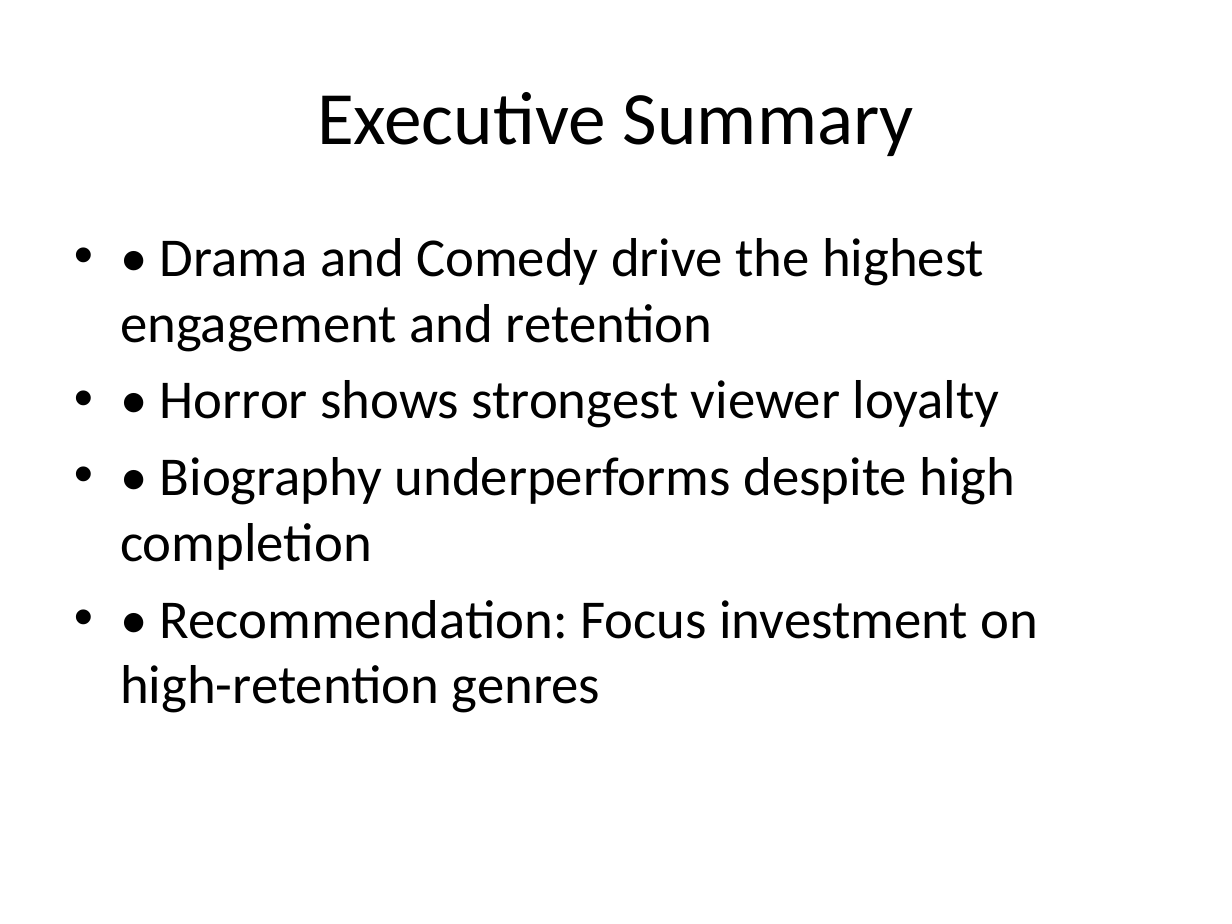
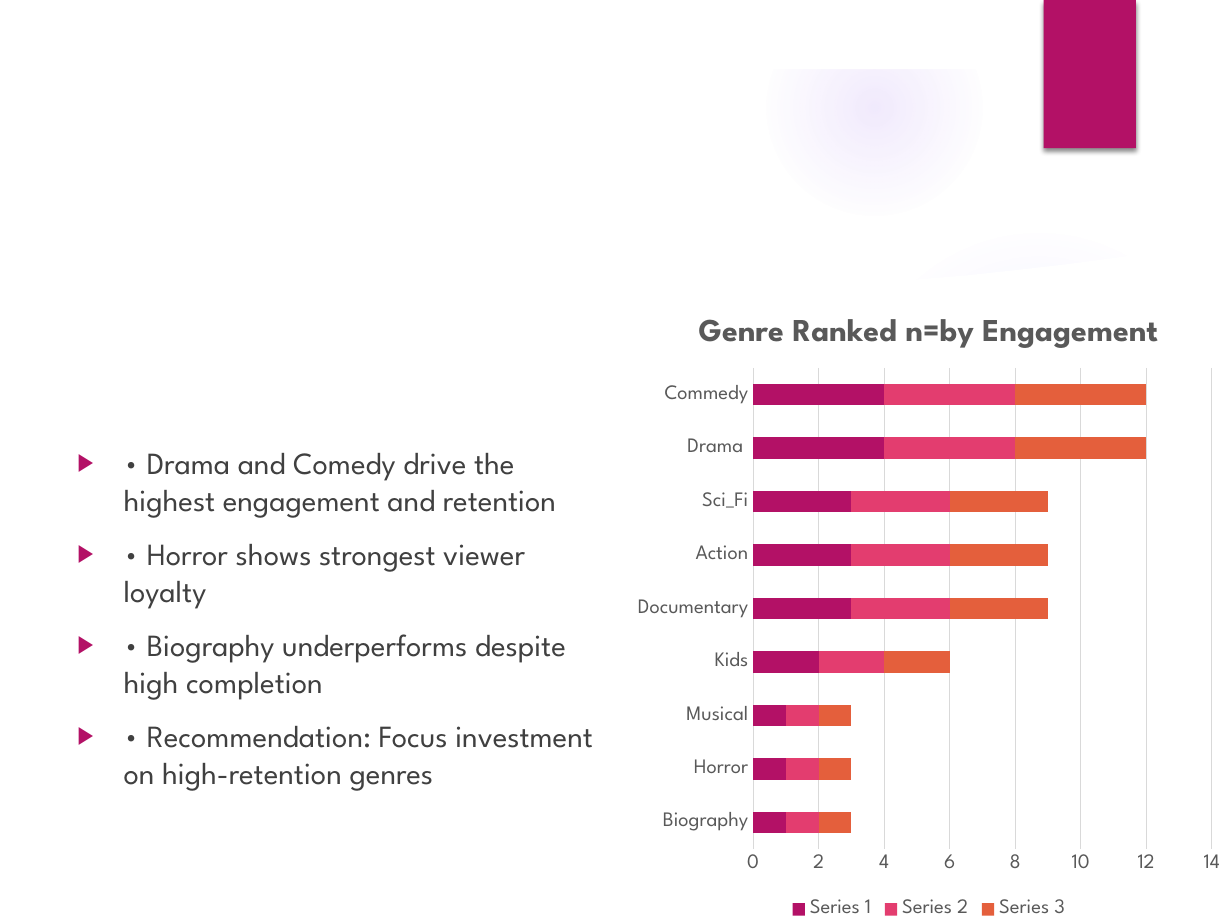
Before and after one commit to cwalton133/utilizing-viewers-engagement-for-strategic-content-investment-media-entertainment, a slide deck: slide 2 of slides/StreamWave_CSuite_Content_Strategy.pptx. Drawn at 1232x924 pixels with LibreOffice and Linux fonts; fonts in the diff are those of the drawing; background and template pictures are left out. Boxes give left, top, right and bottom in pixels: in the first picture for what was removed or moved away, otherwise in the second. Text is boxed around its words. In the diff, an @@ line names an element or a change of style, - is before the commit and + after.

```diff
--- a/slides/StreamWave_CSuite_Content_Strategy.pptx
+++ b/slides/StreamWave_CSuite_Content_Strategy.pptx
@@ group added at [0,0,1232,924]: 5 ellipses, 3 freeform shapes @@
@@ rectangle added at [1044,0,1136,148], fill #B31166 @@
@@ title "Executive Summary": place and size @@
-title "Executive Summary" at [317,92,914,156]
+title "Executive Summary" at [117,124,972,221]
@@ title "Executive Summary" at [117,124,972,221]: size 44 to 32 pt, font Calibri to League Spartan, text colour #000000 to #FFFFFF; alignment centre to left @@
@@ bar stacked chart added at [626,293,1232,924] @@
+title "Genre Ranked n=by Engagement "
+categories: Biography, Horror, Musical, Kids, Documentary, Action, Sci_Fi, Drama , Commedy
+Series 1: 1, 1, 1, 2, 3, 3, 3, 4, 4
+Series 2: 1, 1, 1, 2, 3, 3, 3, 4, 4
+Series 3: 1, 1, 1, 2, 3, 3, 3, 4, 4
@@ text "• Drama and Comedy drive ...": place and size @@
-text "• Drama and Comedy drive ..." at [120,238,1038,713]
+text "• Drama and Comedy drive ..." at [124,453,593,791]
@@ text "• Drama and Comedy drive ..." at [124,453,593,791]: size 32 to 18 pt, font Calibri to League Spartan, text colour #000000 to #404040; bullet • to ▶; more space between paragraphs @@
```
Also in this commit, not shown: 7 other slides changed.
